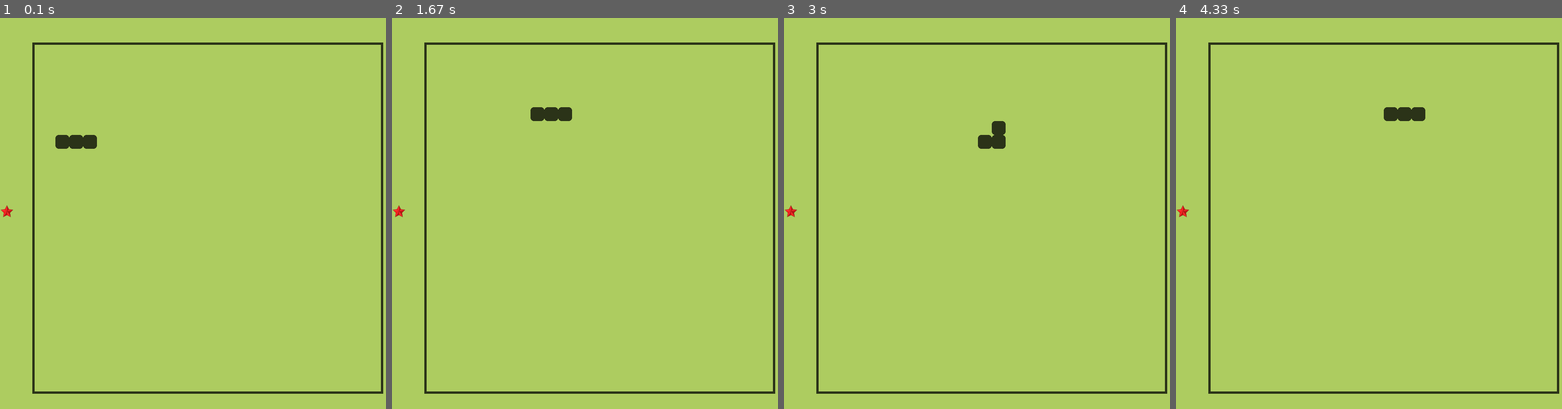
Above: before the commit, frames 1-4 (left to right).
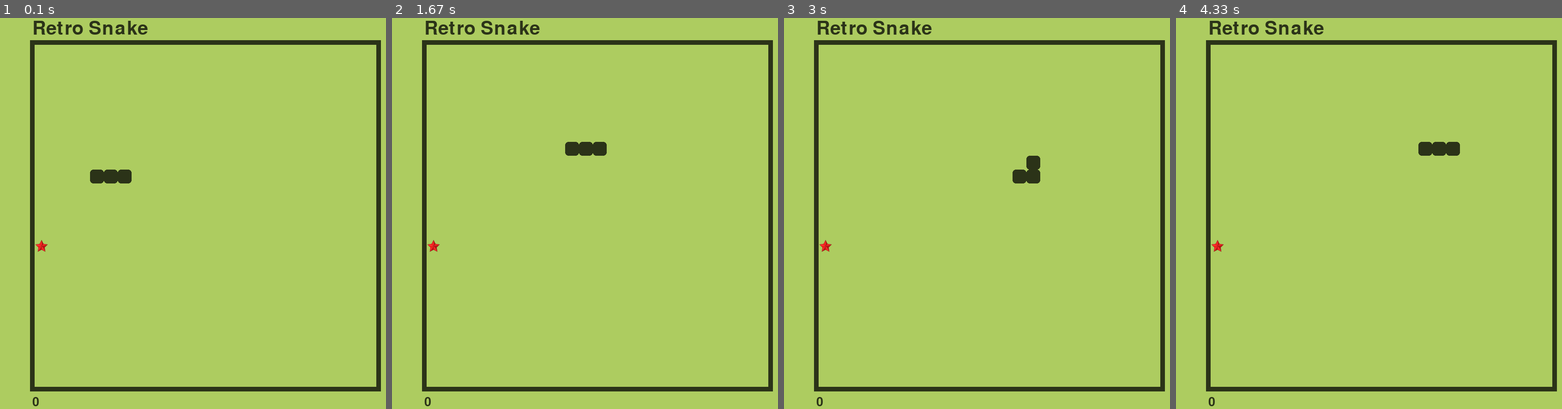
Above: after the commit, the same moments.

Repository: manashchak/mcb-RAW
Game: pygame game, started from Ai Projects/RL_Snake/PyGame_Snake.py
Same seed, same stepped clock (60 frames per second), same inputs: the game is played once before the commit and once after it.
Inputs:
- Up to frame 1 (0.1 s): no input
- Up to frame 2 (1.67 s): hold Up 0.83-1.3 s; hold Right from 1.33 s (still down)
- Up to frame 3 (3 s): release Right at 1.8 s; hold Down 2.4-2.7 s; hold Left from 2.73 s (still down)
- Up to frame 4 (4.33 s): release Left at 3.13 s; hold Up 3.17-3.53 s; hold Right 3.57-4.2 s; hold Down from 4.23 s (still down)

The runs differ from the first frame. In frame 1, 5.6% of the frame differs, in the area x 0-100%, y 0-100%; in frame 2, 5.6%; in frame 3, 5.6%; in frame 4, 5.6%.

Commit message:
Ver-0.1. Wall, sound, scoring, text.

Diff:
--- a/Ai Projects/RL_Snake/PyGame_Snake.py
+++ b/Ai Projects/RL_Snake/PyGame_Snake.py
@@ -6,6 +6,8 @@
 
 #%% Init
 pg.init()
+title_font = pg.font.Font(None, 60) # (type of Font(None is default), font_size)
+score_font = pg.font.Font(None, 40) # Font object for Scoring
 GREEN = (173, 204, 96)
 DARK_GREEN = (43, 51, 24)
 
@@ -17,10 +19,10 @@
 
     def draw(self):
         #? Displace Surface: all the game objects are here. One per game
-        #? Regular Surface: here we can draw here. as many Reg. surface as needed.
-        #? Rect: used for positioning and collision detection, and for drawing. This is contain the food.
-        food_rect = pg.Rect(self.position.x*cell_size, self.position.y*cell_size , cell_size, cell_size) # pg.Rect(x, y , w, h). x-> turn into pix, y-> turn into pix.
-        # pg.draw.rect(screen, DARK_GREEN, food_rect ) # (surface, color, rect object)
+        #? Regular Surface: here we can draw. as many Regular surface as needed.
+        #? Rect: used for positioning and collision detection, and for drawing. This will contain the food.
+        food_rect = pg.Rect(OFFSET+self.position.x*cell_size, OFFSET+self.position.y*cell_size , cell_size, cell_size) # pg.Rect(x, y , w, h). x-> turn into pix, y-> turn into pix.
+        #* give food_rect a texture
         screen.blit(food_texture, food_rect.topleft) # (surface, rect object)
 
     def generate_random_cell(self):
@@ -42,15 +44,18 @@
     def __init__(self):
         #? snake body = [ head, [tail] ]
         self.body = [Vector2(6,9), Vector2(5,9), Vector2(4,9)]
-        self.direction = Vector2(1,0) # to move to the right
+        self.direction = Vector2(1,0) # to move to the right (starting dir ? )
         self.add_segment = False
+        self.eat_sound = pg.mixer.Sound("Ai Projects/RL_Snake/Assets/eating_food.wav")
+        self.hit_sound = pg.mixer.Sound("Ai Projects/RL_Snake/Assets/wall.wav")
 
     def draw(self):
         for segment in self.body:
-            segment_rect = (segment.x*cell_size, segment.y*cell_size, cell_size, cell_size)
+            segment_rect = (OFFSET+segment.x*cell_size, OFFSET+segment.y*cell_size, cell_size, cell_size)
             pg.draw.rect(screen, DARK_GREEN, segment_rect, 0, 7) # (surface, color, rect object, <filled with color>, <border>)
 
     def update(self):
+        #? This method keeps the snake moving (add ahead, delete from behind)
         self.body.insert(0, self.body[0]+self.direction) # increase the snake body in it's head direction. at 0th index add direction to the head.
         if self.add_segment == True:
             self.add_segment = False
@@ -66,6 +71,7 @@
         self.snake = Snake()
         self.food  = Food(self.snake.body)
         self.state = "RUNNING"
+        self.score = 0
 
     def draw(self):
         self.food.draw()
@@ -73,7 +79,7 @@
 
     def update(self):
         if self.state == "RUNNING":
-            self.snake.update()
+            self.snake.update() # keep the snake moving
             self.check_collision_with_food()
             self.check_collision_with_edges()
             self.check_collision_with_tail()
@@ -82,6 +88,8 @@
         if self.snake.body[0] == self.food.position:
             self.food.position = self.food.generate_random_pos(self.snake.body)
             self.snake.add_segment = True
+            self.score += 1
+            self.snake.eat_sound.play()
 
     def check_collision_with_edges(self):
         if self.snake.body[0].x == number_of_cells or self.snake.body[0].x == -1: # snake passed the right edge or left edge
@@ -99,6 +107,8 @@
         self.snake.reset()
         self.food.generate_random_pos(self.snake.body)
         self.state = "STOPPED"
+        self.score = 0
+        self.snake.hit_sound.play()
 
 
 #%% Canvas
@@ -152,8 +162,13 @@
 
     # Drawing
     screen.fill(GREEN)  # Fill the display surface.
-    pg.draw.rect(screen, DARK_GREEN, (OFFSET-5, OFFSET-5, cell_size*number_of_cells+10, cell_size*number_of_cells+10), 5) # (surface, color, rect, border_size)
+    border_width = 10
+    pg.draw.rect(screen, DARK_GREEN, (OFFSET-border_width, OFFSET-border_width, cell_size*number_of_cells+10, cell_size*number_of_cells+10), border_width) # (surface, color, rect, border_size)
     game.draw()
+    title_surface = title_font.render("Retro Snake", True, DARK_GREEN) # (title, Anti-aliesing, Color)
+    score_surface = score_font.render(str(game.score), True, DARK_GREEN)
+    screen.blit(title_surface, (OFFSET-5, 20)) # blit: [Block Image Transfer] (surface, start location)
+    screen.blit(score_surface, (OFFSET-5, OFFSET+cell_size*number_of_cells + 10))
 
     pg.display.update() # takes all the changes and draws updates
     clock.tick(60) # FPS. everything insider while loop will run 60 times every second.
Not shown, added: Ai Projects/RL_Snake/Assets/eating_food.wav
Not shown, added: Ai Projects/RL_Snake/Assets/wall.wav
